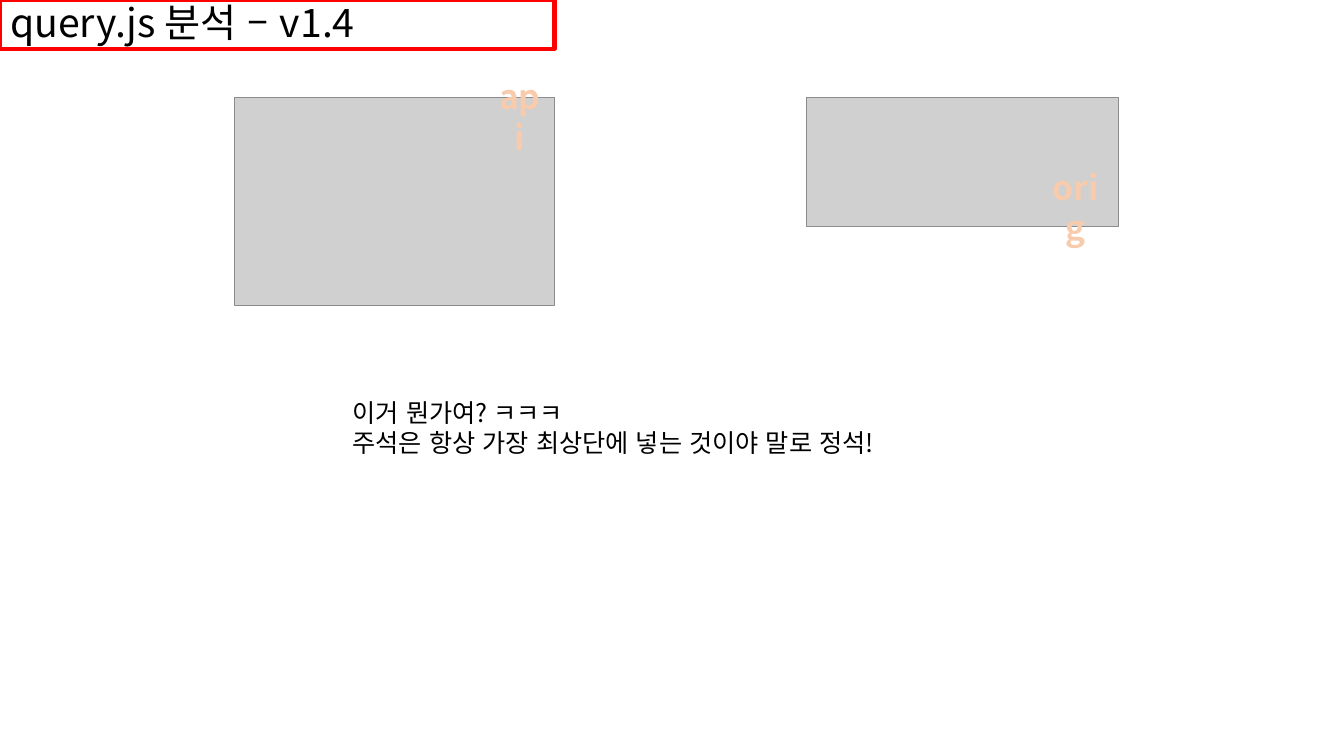
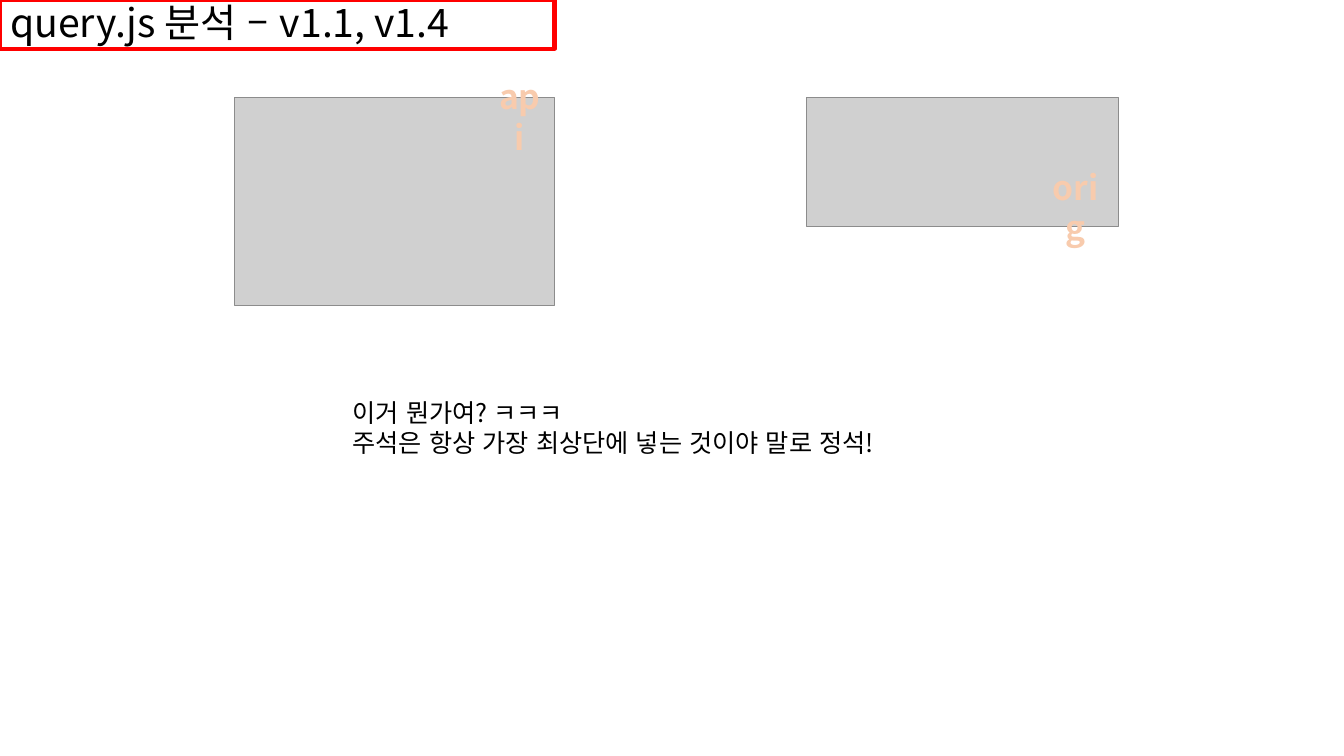
Before and after one commit to johndonggyu/HLF_Study, a slide deck: slide 7 of CodeStudy/fabcar/api-server/api-server 분석.pptx. Drawn at 1344x756 pixels with LibreOffice and Linux fonts; fonts in the diff are those of the drawing; grey boxes stand for pictures. Boxes give left, top, right and bottom in pixels: in the first picture for what was removed or moved away, otherwise in the second. Text is boxed around its words. In the diff, an @@ line names an element or a change of style, - is before the commit and + after.

```diff
--- a/CodeStudy/fabcar/api-server/api-server 분석.pptx
+++ b/CodeStudy/fabcar/api-server/api-server 분석.pptx
@@ title at box(10, 0, 449, 48): text changed @@
-query.js 분석 – v1.4
+query.js 분석 – v1.1, v1.4
```
Also in this commit, not shown: 1 other slide changed, 6 slides added.
